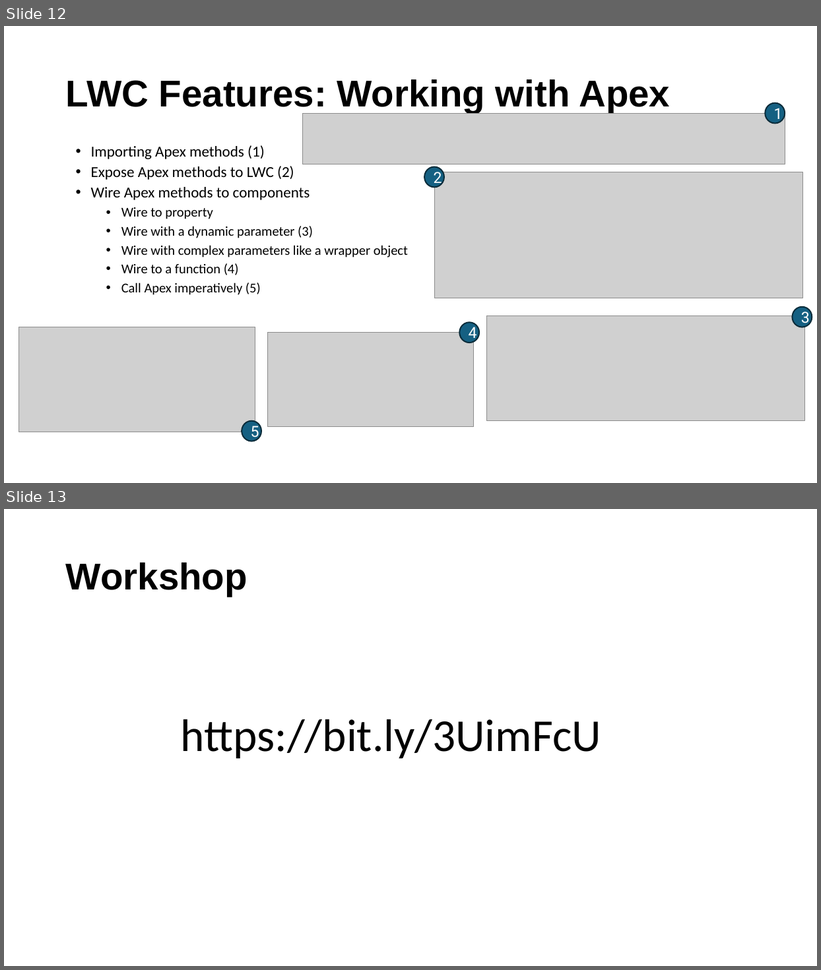
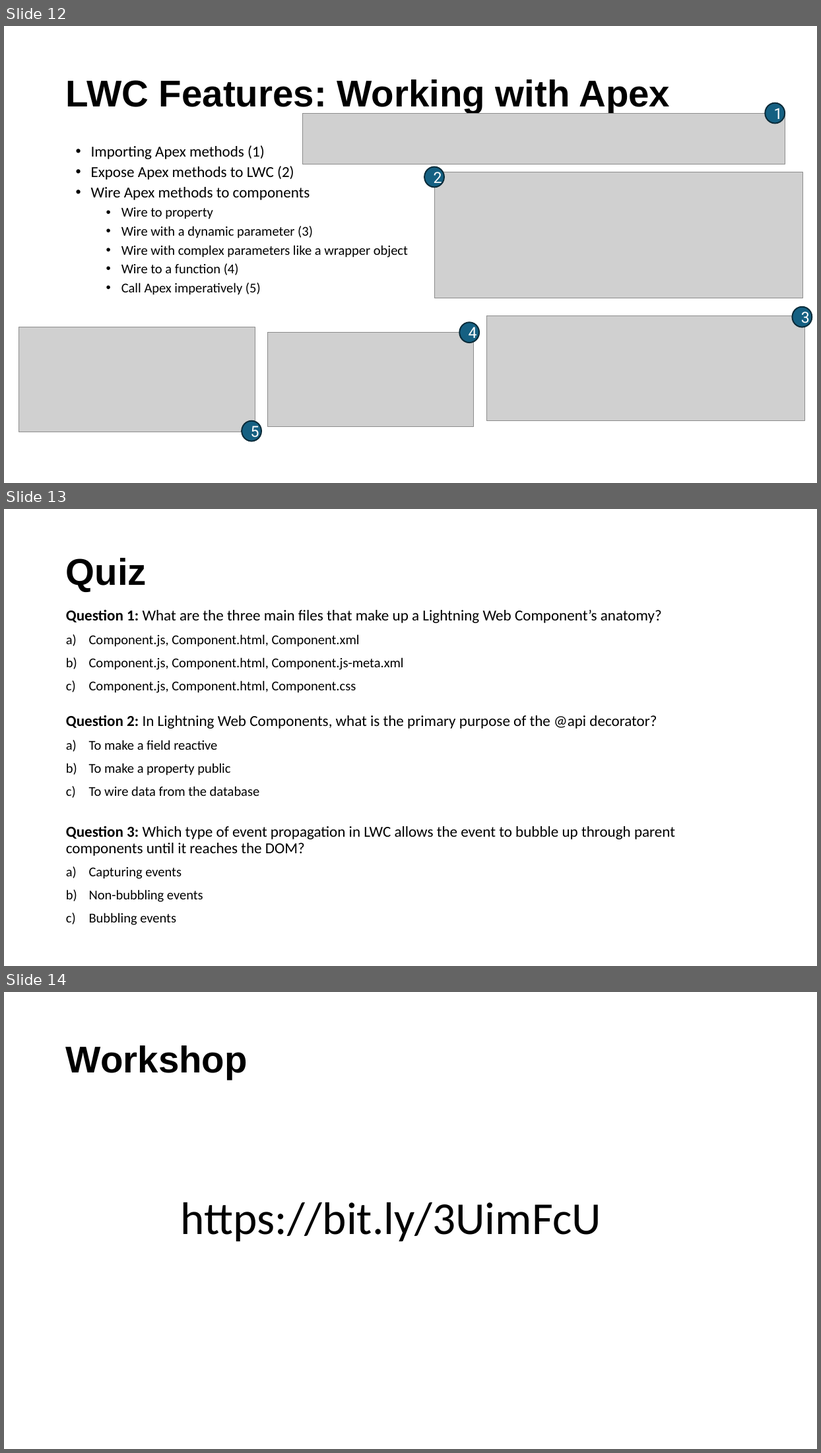
Before and after one commit to taylor-ortiz/denver-dev-expense-tracker-lwc, a slide deck: Write your first Lightning Web Component.pptx. Shown one above the other, each under a label of ours: slides 12 and 13 before the commit, slides 12, 13 and 14 after it. The pictures are 821x970 and 821x1453 pixels, drawn with LibreOffice and Linux fonts; fonts in the diff are those of the drawing; grey boxes stand for pictures. Boxes give left, top, right and bottom in pixels: in the first picture for what was removed or moved away, otherwise in the second. Text is boxed around its words. In the diff, an @@ line names an element or a change of style, - is before the commit and + after.

```diff
--- a/Write your first Lightning Web Component.pptx
+++ b/Write your first Lightning Web Component.pptx
@@ slide 13 added at <box>4,509,817,966</box>, background #FFFFFF @@
@@ title added at <box>66,558,147,591</box>, 44 pt, text #000000, bold @@
+Quiz
@@ text added at <box>66,609,662,693</box>, 16 pt, text #000000 @@
+Question 1: What are the three main files that make up a Lightning Web Component’s anatomy?
+a) Component.js, Component.html, Component.xml
+b) Component.js, Component.html, Component.js-meta.xml
+c) Component.js, Component.html, Component.css
@@ text added at <box>66,715,657,796</box>, 18 pt, text #000000 @@
+Question 2: In Lightning Web Components, what is the primary purpose of the @api decorator?
+a) To make a field reactive
+b) To make a property public
+c) To wire data from the database
@@ text added at <box>66,826,675,925</box>, 18 pt, text #000000 @@
+Question 3: Which type of event propagation in LWC allows the event to bubble up through parent components until it reaches the DOM?
+a) Capturing events
+b) Non-bubbling events
+c) Bubbling events
@@ what was slide 13 is now slide 14 @@
```
Also in this commit, not shown: 1 slide changed.
